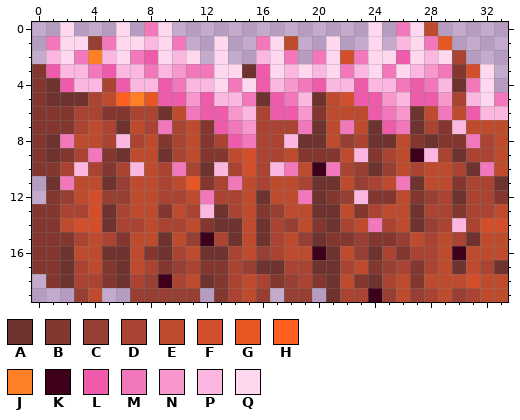
Pixel-art sprite -- objects/snow/fidwell.scenery_wall.wc18/images/5.png. The picture above was drawn from the file before the commit.
The file is 34x20 pixels.
Palette (. is transparent): A #6f332f  B #83372f  C #973f33  D #ab4333  E #bf4b2f  F #d34f2b  G #e75723  H #ff5f1f  J #ff7f27  K #3f001b  L #ef5bab  M #f377bb  N #f797cb  P #fbb7df  Q #ffd7ef
Pixels before, first column x 0:
 0 ..Q...Q.MQ..............Q.MQE.....
 1 .MQQCMQQPQM..Q..MQE..Q..Q.PQMG....
 2 .PQMJPQMLQPQ.Q..PQM.MQFMQQLQPQD...
 3 BLPPMLPPMPNMMQQALQPQPQMPQMQPNMBFQ.
 4 BALPPDLPPLMPPQMQLPNMLPPLPPMLMPAMQ.
 5 BAAADEHJGLLNLPPMALMPAEFLLNPLLNDPQM
 6 BBBDDBBDDAEMLLNPDLLNBEEELMNAEMELPP
 7 BBBDEDAEDMDEBLMNDDDMAEMEALMADBPEEE
 8 BAMEEDPDEBDEBDLMDDPAAECDAAEBABBMDE
 9 BABDMBAEEADEBBEFDDEBBBEPBDEKPDADDE
10 BBDPDBDPEDMDAPDFDPMEKMDCACEDEEDAME
11 .AMEEACEEDEGBDMEDEEDAAECDEMAEEBDDA
12 .BCEFCCEEDDEMDDEAEEMABCPBBEBCDADDB
13 BBDDFADEEBEDPADEBCEEAAEBDEEADDBDDE
14 BBEFFADDEDDEBAAEADCEBADEMDEACDPDFF
15 BBBDEDBEEAECKDAEADECABBCBBCEDEDAEE
16 BBAEEAAEBADEAADECDEEKAECADBDDEKEEE
17 BBADEBAEDBCDBBDCAADDAADEBCDBDEAEDA
18 .BADDBADCKDEABDEDBCDBAEBADEBEEEFEE
19 ...CE..CCCCC.BDEC.CC.ADDKCECDECDEE
Now the later version:
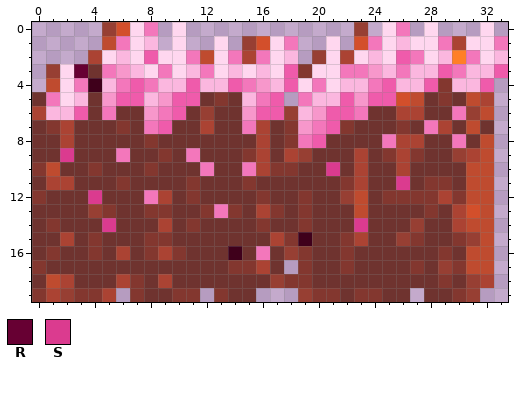
Colours new in this view: R #670033  S #db3b8f
Diff:
Changed rows in their new state; - is an unchanged pixel.
first column x 0:
 0 --.--CFQ-.Q------------C.Q-.Q---Q-
 1 -....EM--.Q----CF-M----FMQ--QMDQQM
 2 -...DQPQ--QME-MDM-P-C-DQP--MQPJMQP
 3 .CQRAMN-QMQP--PQP-LBQ--MNPM-PLMPPL
 4 .EQMKPMLMPPL-PLMN-LQMQ-PMLPPLBPPL-
 5 AMQPANLLPN-LABAPM-.MPPLN-LFEABAED.
 6 DPPLAMAANMLACAANL-CPNLLMAADDAAMCE.
 7 A-DAAABAMLAADAAM-ABNMLBA-AB-MDA-A.
 8 A-DAAAAABAAAAAAA-ABMLAAA-MDD-AMAE.
 9 A-SAAAMAABAMAAAB-ADCAAADABDBAAC-E.
10 -EAABAAABAAAMAAM-BBAASAD-ADAAAAEE.
11 ADDAA-BAAAABAAABAAAA--BDAAS-BBAEE.
12 BAAASAAAM-ABAAAABAAB-A-EA-B-B-BEE.
13 AAAACBAAB-AABMBADBAB--AEAAA-BADFE.
14 A-AAASAAA-ABA--ABAABA-ASAAACAADEE.
15 AADABAAABBAAAA-A--BK-A-DAA-BAABC-.
16 A--AB-DA-DBA--KAMACBA-BA-AAAABA--.
17 -A-AAA-AAAAAAABBD-.B--BAAAA-ACB-E.
18 AEDAAADBADAA-AAAACBBA-AA-AAAABACD.
19 BDCBBD-BAABB--AA.-.-BBABBAA.AABC..
